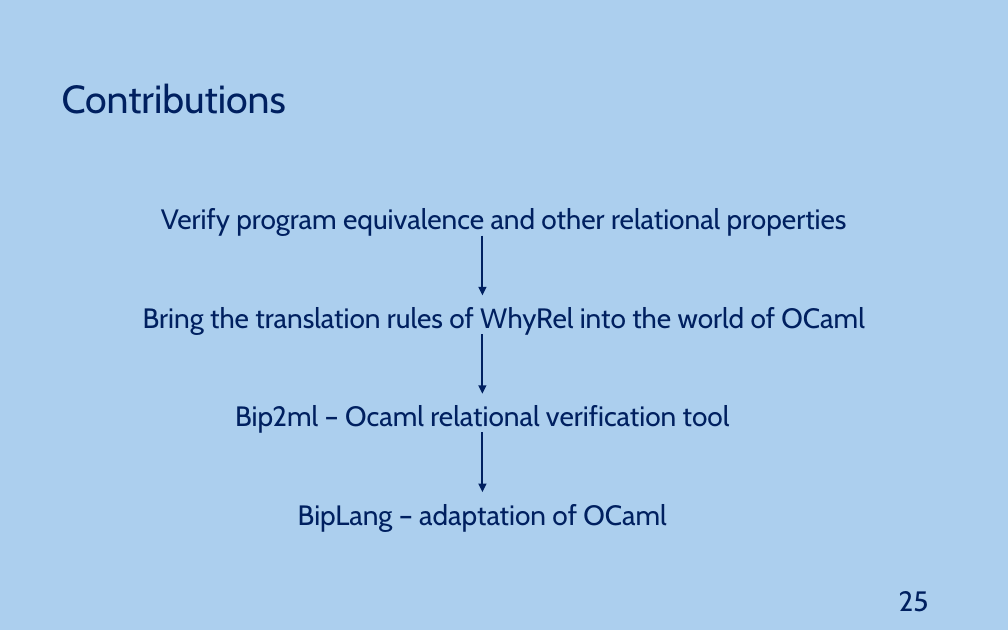
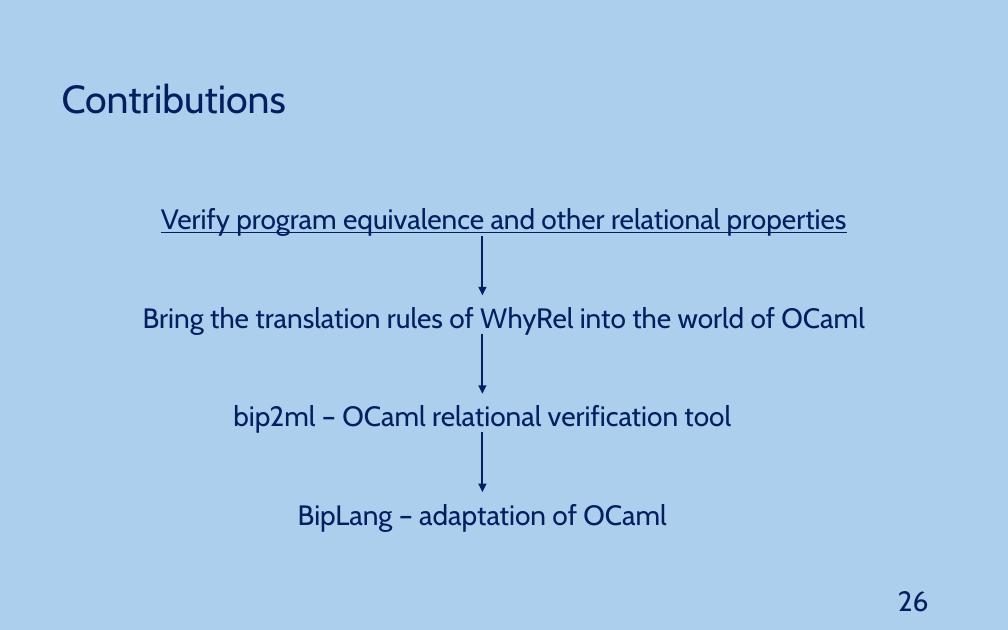
Before and after one commit to JoaoNini75/MasterThesis, a slide deck: slide 26 of tese/presentation/Ap Tese.pptx (slide 25 before the commit). Drawn at 1008x630 pixels with LibreOffice and Linux fonts; fonts in the diff are those of the drawing. Boxes give left, top, right and bottom in pixels: in the first picture for what was removed or moved away, otherwise in the second. Text is boxed around its words. In the diff, an @@ line names an element or a change of style, - is before the commit and + after.

```diff
--- a/tese/presentation/Ap Tese.pptx
+++ b/tese/presentation/Ap Tese.pptx
@@ text "Verify program equivalence and other ..." at box(161, 208, 847, 236): underline on @@
@@ text at box(233, 405, 731, 433): text changed @@
-Bip2ml – Ocaml relational verification tool
+bip2ml – OCaml relational verification tool
@@ page number at box(898, 591, 929, 612): text changed @@
-25
+26
```
Also in this commit, not shown: 10 other slides changed, 2 slides added, 1 slide removed.
